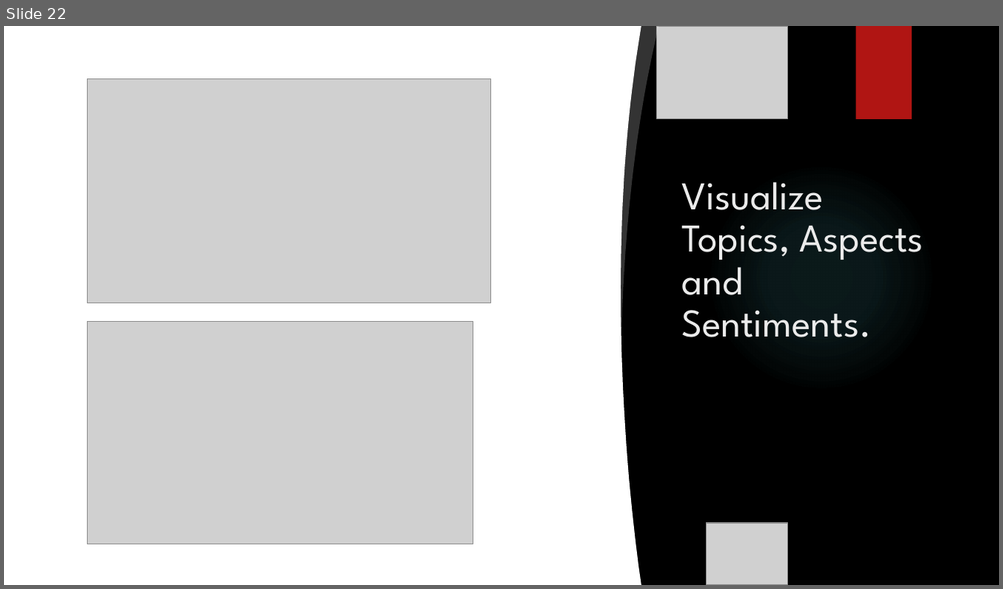
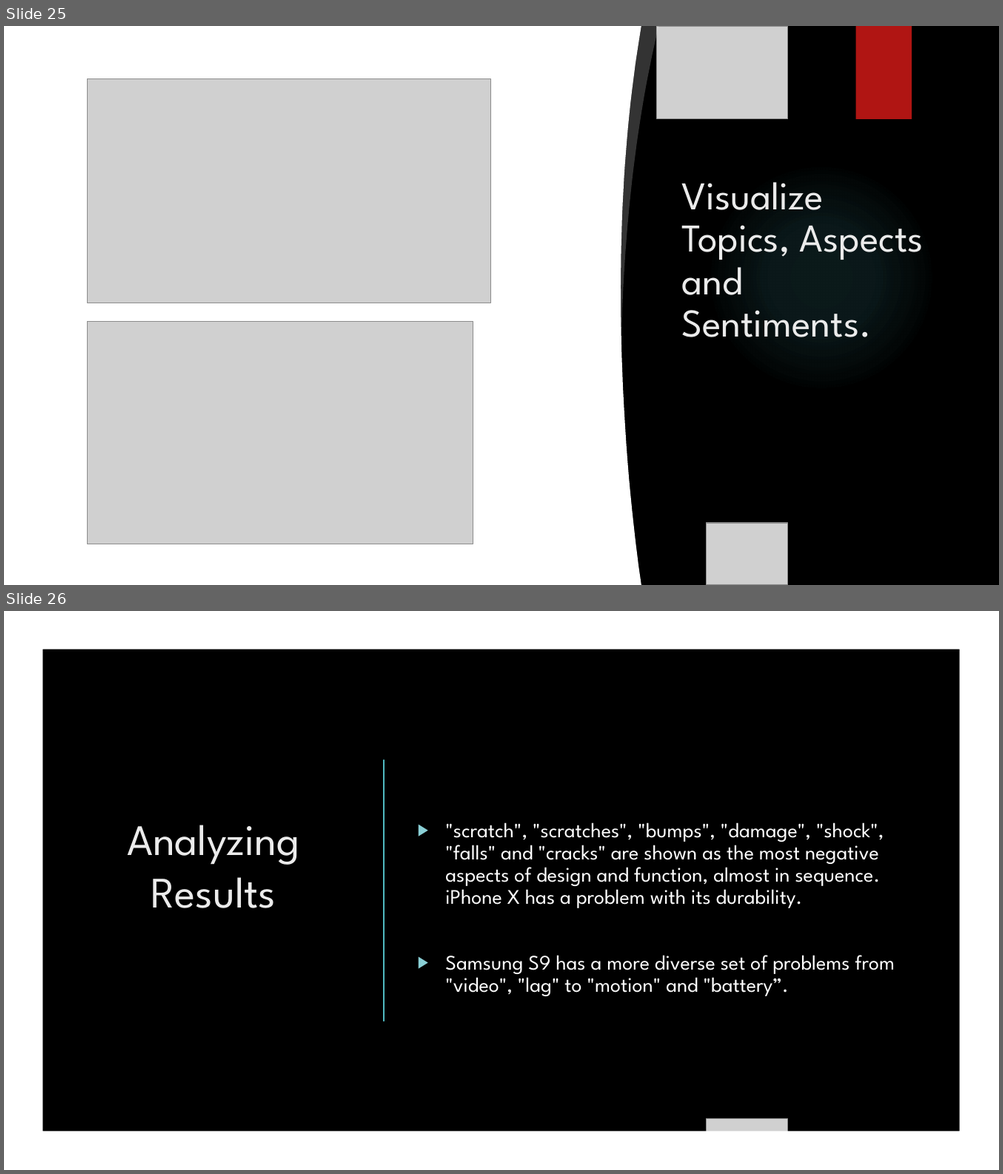
Before and after one commit to ayan1995/Thinkful, a slide deck: Bootcamp/Final Capstone Opinion Mining/Opinion Mining Presentation.pptx. Shown one above the other, each under a label of ours: slide 22 before the commit, slides 25 and 26 after it. The pictures are 1003x589 and 1003x1174 pixels, drawn with LibreOffice and Linux fonts; fonts in the diff are those of the drawing; grey boxes stand for pictures; background and template pictures are left out. Boxes give left, top, right and bottom in pixels: in the first picture for what was removed or moved away, otherwise in the second. Text is boxed around its words. In the diff, an @@ line names an element or a change of style, - is before the commit and + after.

```diff
--- a/Bootcamp/Final Capstone Opinion Mining/Opinion Mining Presentation.pptx
+++ b/Bootcamp/Final Capstone Opinion Mining/Opinion Mining Presentation.pptx
@@ slide 26 added at (4,611,999,1170), background picture (left out) @@
@@ rectangle added at (4,611,999,1170), fill #000000 @@
@@ freeform shape added at (4,611,999,1170), fill #FFFFFF @@
@@ rectangle added at (855,611,911,704), fill #B01513 @@
@@ line added from (384, 760) to (384, 1022), #50B9C1 1.5 pt @@
@@ title added at (127,825,300,908), 42 pt, text #EBEBEB @@
+Analyzing Results
@@ text added at (445,823,895,997), 20 pt, text #FFFFFF @@
+▶ "scratch", "scratches", "bumps", "damage", "shock", "falls" and "cracks" are shown as the most negative aspects of design and function, almost in sequence. iPhone X has a problem with its durability.
+▶ Samsung S9 has a more diverse set of problems from "video", "lag" to "motion" and "battery”.
@@ picture added at (706,1119,788,1170) @@
@@ what was slide 22 is now slide 25 @@
```
Also in this commit, not shown: 3 slides changed, 7 other slides added, 2 slides removed, 28 other files.
